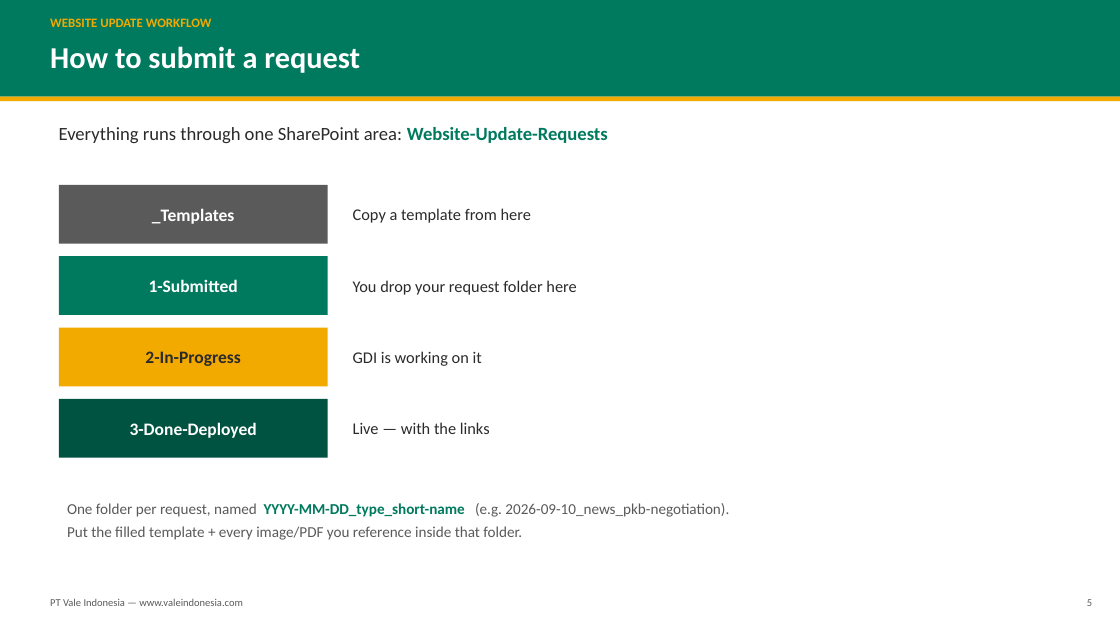
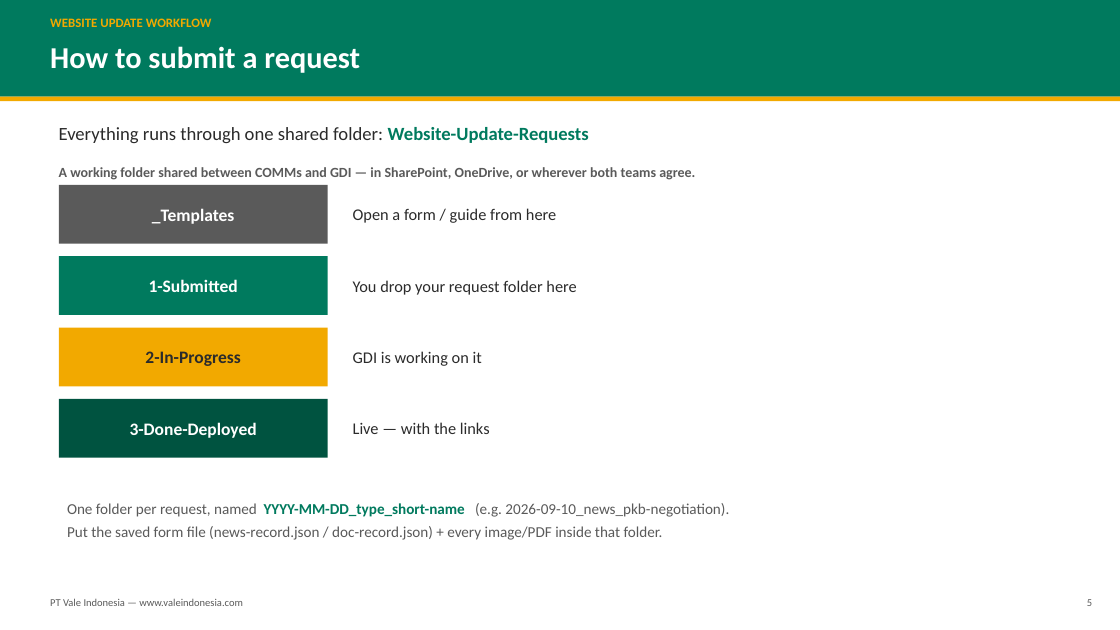
Before and after one commit to feiry/vale-website-static, a slide deck: slide 5 of docs/COMMs-Website-Update-Workflow.pptx. Drawn at 1120x630 pixels with LibreOffice and Linux fonts; fonts in the diff are those of the drawing. Boxes give left, top, right and bottom in pixels: in the first picture for what was removed or moved away, otherwise in the second. Text is boxed around its words. In the diff, an @@ line names an element or a change of style, - is before the commit and + after.

```diff
--- a/docs/COMMs-Website-Update-Workflow.pptx
+++ b/docs/COMMs-Website-Update-Workflow.pptx
@@ text at [59, 127, 589, 143]: text changed @@
-Everything runs through one SharePoint area: Website-Update-Requests
+Everything runs through one shared folder: Website-Update-Requests
@@ text added at [59, 167, 695, 180], 12 pt, text #5A5A5A, bold @@
+A working folder shared between COMMs and GDI — in SharePoint, OneDrive, or wherever both teams agree.
@@ text at [353, 208, 556, 223]: text changed @@
-Copy a template from here
+Open a form / guide from here
@@ text at [67, 526, 663, 540]: text changed @@
-Put the filled template + every image/PDF you reference inside that folder.
+Put the saved form file (news-record.json / doc-record.json) + every image/PDF inside that folder.
```
Also in this commit, not shown: 2 other slides changed, 1 other file.
